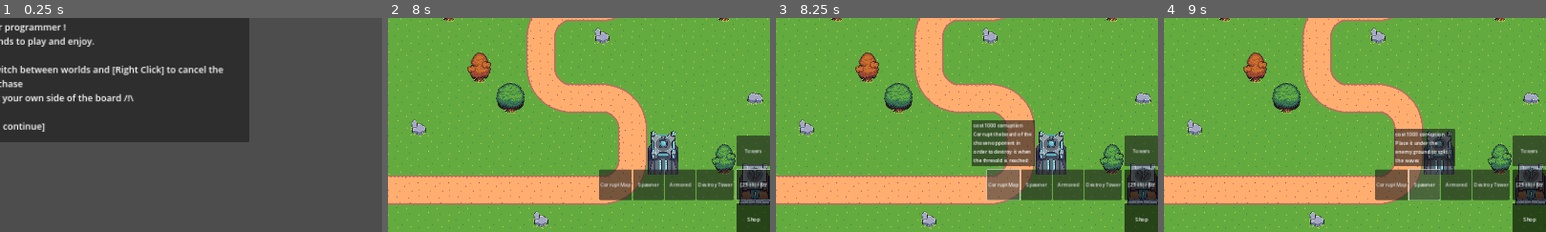
Above: before the commit, frames 1-4 (left to right).
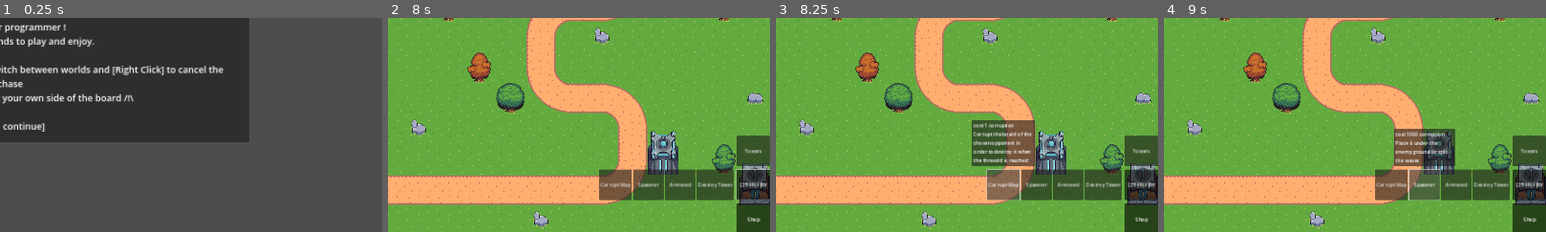
Above: after the commit, the same moments.

Repository: m-conti/melonjam2023
Game: Godot game, scene res://game.tscn
Two runs of this game, one before a commit and one after it. Both use one fixed random seed, a clock stepped at 60 frames per second and the inputs below.
Inputs (mouse positions are % of the whole screen's width and height, from its top left):
- Up to frame 1 (0.25 s): no input
- Up to frame 2 (8 s): click (48, 20) at 0.52 s; type "Alex" at 0.6 s; click "Host" at 1.25 s; click "START!" at 2 s; click "Shop" at 2.75 s; click "Towers" at 3.5 s; click "Fire Tower" at 4.25 s; click "Ice Tower" at 5 s; click "Bomb Tower" at 5.75 s; click "Archer Tower" at 6.5 s; click "[23 l:§|/ [9z" at 7.25 s
- Up to frame 3 (8.25 s): click "Corrupt Map" at 8 s
- Up to frame 4 (9 s): click "Spawner" at 8.75 s
The pictures show only the part of the screen within x 50-100%, y 49-99%; the shares and areas given below are measured in that part.

Frames 1-2 are identical in both runs. In frame 3, 0.1% of the frame differs, in the area x 55-65%, y 48-52%; in frame 4, nothing differs.

Commit message:
sound effects

Diff:
--- a/Entities/Tower.gd
+++ b/Entities/Tower.gd
@@ -44,6 +44,7 @@
 
 
 func _on_animation_finished(enemies: Array):
+	$AudioStreamPlayer.stop()
 	for enemy in enemies:
 		if is_instance_valid(enemy):
 			var anim: Sprite2D = damage_animation.instantiate()
@@ -79,6 +80,7 @@
 
 
 func anime_and_attack_enemies(enemies: Array):
+	$AudioStreamPlayer.play()
 	$AnimationPlayer.play("Attack", -1, 1.5 / attack_cooldown)
 	$AnimationPlayer.animation_finished.connect(func(x): _on_animation_finished(enemies), CONNECT_ONE_SHOT)
 
--- a/Entities/Tower.tscn
+++ b/Entities/Tower.tscn
@@ -43,6 +43,8 @@
 
 [node name="AnimationPlayer" type="AnimationPlayer" parent="."]
 
+[node name="AudioStreamPlayer" type="AudioStreamPlayer" parent="."]
+
 [connection signal="area_entered" from="Area2D" to="." method="_on_area_2d_area_entered"]
 [connection signal="area_exited" from="Area2D" to="." method="_on_area_2d_area_exited"]
 [connection signal="timeout" from="Timer" to="." method="_on_timer_timeout"]
--- a/Game.gd
+++ b/Game.gd
@@ -8,6 +8,7 @@
 var next_wave: Dictionary = {}
 
 signal spawn_wave(next_wave: Dictionary)
+
 
 var displayed_map_index:
 	get:
@@ -42,7 +43,10 @@
 # Called when the node enters the scene tree for the first time.
 func _ready():
 	GameState.start.connect(_on_start_game)
+	PlayerState.corrupted_changed.connect(_on_corrupted_changed)
 
+func _on_corrupted_changed(value: int):
+	$AudioStreamPlayer.pitch_scale = 1 - ((float(value) / 100) * 0.4)
 
 func _on_start_game():
 	self.remove_pages()
--- a/HUD/HUDPlayer.tscn
+++ b/HUD/HUDPlayer.tscn
@@ -138,7 +138,7 @@
 layout_mode = 2
 text = "Corrupt Map"
 script = ExtResource("9_vvmi7")
-cost = 1000
+cost = 1
 unit_cost = "corruption"
 
 [node name="Spawner" type="Button" parent="Shop/BoxContainer/Boost/BoxContainer"]
--- a/Towers/ArcherTower.tscn
+++ b/Towers/ArcherTower.tscn
@@ -1,10 +1,11 @@
-[gd_scene load_steps=8 format=3 uid="uid://cx5x7gr3i3jt8"]
+[gd_scene load_steps=9 format=3 uid="uid://cx5x7gr3i3jt8"]
 
 [ext_resource type="PackedScene" uid="uid://cwrl1q31ff0xu" path="res://Entities/Tower.tscn" id="1_6unlv"]
 [ext_resource type="Script" path="res://Towers/ArcherTower.gd" id="2_iq0s0"]
 [ext_resource type="Texture2D" uid="uid://bl3l6vqgx5vux" path="res://Assets/Foozle_2DS0017_Spire_TowerPack_1/Towers bases/PNGs/Tower 01.png" id="3_7ut1b"]
 [ext_resource type="PackedScene" uid="uid://icsysqelgh2k" path="res://Towers/ArcherAnim.tscn" id="3_8v1a2"]
 [ext_resource type="Texture2D" uid="uid://di0r7dn023f2y" path="res://Assets/Foozle_2DS0017_Spire_TowerPack_1/Towers Weapons/Tower 01/Spritesheets/Tower 01 - Level 01 - Weapon.png" id="4_soyht"]
+[ext_resource type="AudioStream" uid="uid://c6tgmwwtl8bli" path="res://Assets/sounds/178872__hanbaal__bow.wav" id="6_wdiq3"]
 
 [sub_resource type="Animation" id="Animation_pbih3"]
 resource_name = "Attack"
@@ -51,3 +52,7 @@
 libraries = {
 "": SubResource("AnimationLibrary_rm844")
 }
+
+[node name="AudioStreamPlayer" parent="." index="6"]
+stream = ExtResource("6_wdiq3")
+volume_db = -30.0
--- a/Towers/BombTower.tscn
+++ b/Towers/BombTower.tscn
@@ -1,10 +1,11 @@
-[gd_scene load_steps=8 format=3 uid="uid://cgiry6ketavbj"]
+[gd_scene load_steps=9 format=3 uid="uid://cgiry6ketavbj"]
 
 [ext_resource type="PackedScene" uid="uid://cwrl1q31ff0xu" path="res://Entities/Tower.tscn" id="1_hup7y"]
 [ext_resource type="Script" path="res://Towers/BombTower.gd" id="2_g047q"]
 [ext_resource type="PackedScene" uid="uid://deqmf5ghrre1x" path="res://Towers/BombAnim.tscn" id="3_50q6j"]
 [ext_resource type="Texture2D" uid="uid://cfc7ee42s5xnj" path="res://Assets/Foozle_2DS0018_Spire_TowerPack_2/Towers bases/PNGs/Tower 04.png" id="3_jjxri"]
 [ext_resource type="Texture2D" uid="uid://fw05ifxo67s4" path="res://Assets/Foozle_2DS0018_Spire_TowerPack_2/Towers Weapons/Tower 04/PNGs/Tower 04 - Level 01 - Weapon.png" id="4_bggfr"]
+[ext_resource type="AudioStream" uid="uid://no77tddxvwe2" path="res://Assets/sounds/493224__marchon11__throw.wav" id="6_mxhi8"]
 
 [sub_resource type="Animation" id="Animation_tomm8"]
 resource_name = "Attack"
@@ -48,3 +49,7 @@
 libraries = {
 "": SubResource("AnimationLibrary_iqd65")
 }
+
+[node name="AudioStreamPlayer" parent="." index="6"]
+stream = ExtResource("6_mxhi8")
+volume_db = -20.0
--- a/Towers/FireTower.tscn
+++ b/Towers/FireTower.tscn
@@ -1,10 +1,11 @@
-[gd_scene load_steps=8 format=3 uid="uid://cnkovvaqbfwqo"]
+[gd_scene load_steps=9 format=3 uid="uid://cnkovvaqbfwqo"]
 
 [ext_resource type="PackedScene" uid="uid://cwrl1q31ff0xu" path="res://Entities/Tower.tscn" id="1_46fn7"]
 [ext_resource type="Script" path="res://Towers/FireTower.gd" id="2_6sajg"]
 [ext_resource type="Texture2D" uid="uid://ca8mg1u6hs2xe" path="res://Assets/Foozle_2DS0020_Spire_TowerPack_4/Towers bases/PNGs/Tower 07.png" id="2_evkxl"]
 [ext_resource type="Texture2D" uid="uid://hho4lpxw5bd1" path="res://Assets/Foozle_2DS0020_Spire_TowerPack_4/Towers Weapons/Tower 07/Spritesheets/Tower 07 - Level 01 - Weapon.png" id="3_msywa"]
 [ext_resource type="PackedScene" uid="uid://c0a0owxfdimyk" path="res://Towers/FireAnim.tscn" id="3_ssr0r"]
+[ext_resource type="AudioStream" uid="uid://vsh8r0vk1h6i" path="res://Assets/sounds/223611__ctcollab__fire-ball-release.wav" id="6_uxoyw"]
 
 [sub_resource type="Animation" id="Animation_hraty"]
 resource_name = "Attack"
@@ -50,3 +51,7 @@
 libraries = {
 "": SubResource("AnimationLibrary_6bfyl")
 }
+
+[node name="AudioStreamPlayer" parent="." index="6"]
+stream = ExtResource("6_uxoyw")
+volume_db = -10.0
--- a/Towers/IceTower.tscn
+++ b/Towers/IceTower.tscn
@@ -1,10 +1,11 @@
-[gd_scene load_steps=8 format=3 uid="uid://cuhygbww0otik"]
+[gd_scene load_steps=9 format=3 uid="uid://cuhygbww0otik"]
 
 [ext_resource type="PackedScene" uid="uid://cwrl1q31ff0xu" path="res://Entities/Tower.tscn" id="1_v1doj"]
 [ext_resource type="Script" path="res://Towers/IceTower.gd" id="2_hd4r2"]
 [ext_resource type="PackedScene" uid="uid://c1hgvllrnegja" path="res://Towers/IceAnim.tscn" id="3_atffn"]
 [ext_resource type="Texture2D" uid="uid://bxmuoxe1feph" path="res://Assets/Foozle_2DS0019_Spire_TowerPack_3/Towers bases/PNGs/Tower 05.png" id="3_h5nje"]
 [ext_resource type="Texture2D" uid="uid://ckjsprjqhelg5" path="res://Assets/Foozle_2DS0019_Spire_TowerPack_3/Towers Weapons/Tower 05/Spritesheets/Tower 05 - Level 01 - Weapon.png" id="4_t5vrb"]
+[ext_resource type="AudioStream" uid="uid://dehfflo3pwwmr" path="res://Assets/sounds/110609__soundscalpelcom__human_footstep_snow_002.wav" id="6_ciggr"]
 
 [sub_resource type="Animation" id="Animation_51w0m"]
 resource_name = "Attack"
@@ -51,3 +52,7 @@
 libraries = {
 "": SubResource("AnimationLibrary_3qvm6")
 }
+
+[node name="AudioStreamPlayer" parent="." index="6"]
+stream = ExtResource("6_ciggr")
+volume_db = -30.0
--- a/game.tscn
+++ b/game.tscn
@@ -1,8 +1,9 @@
-[gd_scene load_steps=4 format=3 uid="uid://ueqhw5qpv2f4"]
+[gd_scene load_steps=5 format=3 uid="uid://ueqhw5qpv2f4"]
 
 [ext_resource type="Script" path="res://Game.gd" id="1_ne5w7"]
 [ext_resource type="PackedScene" uid="uid://ce1bx3y7sg12" path="res://menu/lobby.tscn" id="2_ob0hp"]
 [ext_resource type="PackedScene" uid="uid://l7ft4434eda7" path="res://HUD/HUDPlayer.tscn" id="3_ngnij"]
+[ext_resource type="AudioStream" uid="uid://clme82jv3xmwp" path="res://Assets/sounds/solstice-tobias-voigt-main-version-19298-02-34.mp3" id="4_8d0nw"]
 
 [node name="game" type="Node2D"]
 script = ExtResource("1_ne5w7")
@@ -32,3 +33,8 @@
 [node name="PageSpawner" type="MultiplayerSpawner" parent="."]
 _spawnable_scenes = PackedStringArray("res://menu/EndOfGame.tscn")
 spawn_path = NodePath("../SyncPages")
+
+[node name="AudioStreamPlayer" type="AudioStreamPlayer" parent="."]
+stream = ExtResource("4_8d0nw")
+volume_db = -30.0
+autoplay = true
Not shown, added: Assets/sounds/110609__soundscalpelcom__human_footstep_snow_002.wav.import
Not shown, added: Assets/sounds/178872__hanbaal__bow.wav.import
Not shown, added: Assets/sounds/223611__ctcollab__fire-ball-release.wav.import
Not shown, added: Assets/sounds/493224__marchon11__throw.wav.import
Not shown, added: Assets/sounds/solstice-tobias-voigt-main-version-19298-02-34.mp3.import
Not shown, changed: Assets/.DS_Store
Not shown, added: Assets/sounds/110609__soundscalpelcom__human_footstep_snow_002.wav
Not shown, added: Assets/sounds/178872__hanbaal__bow.wav
Not shown, added: Assets/sounds/223611__ctcollab__fire-ball-release.wav
Not shown, added: Assets/sounds/493224__marchon11__throw.wav
Not shown, added: Assets/sounds/solstice-tobias-voigt-main-version-19298-02-34.mp3
